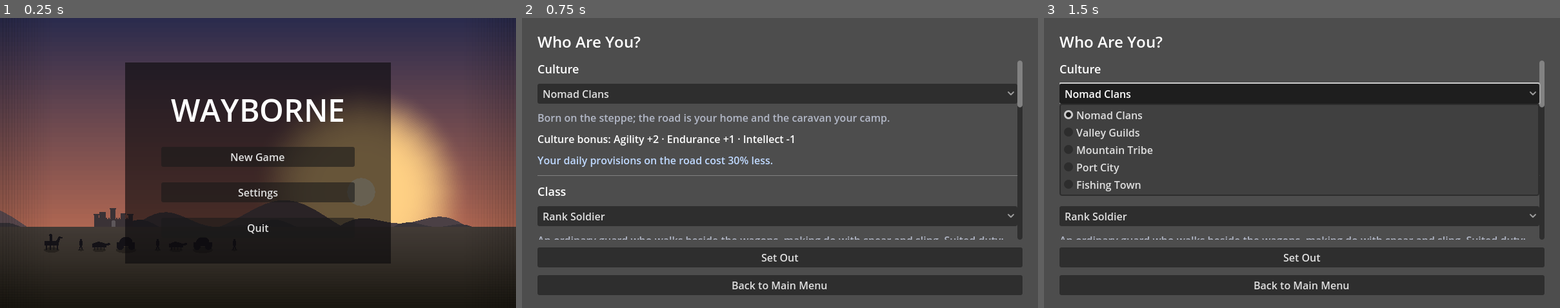
Above: before the commit, frames 1-3 (left to right).
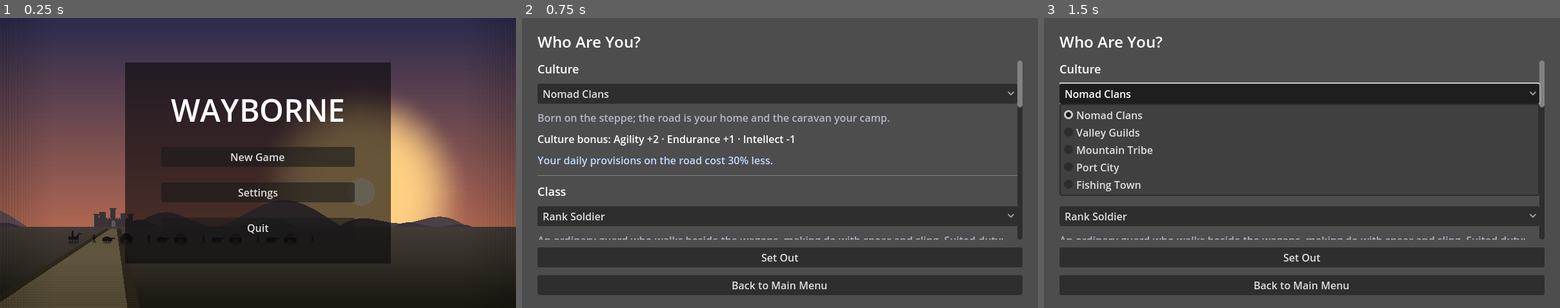
Above: after the commit, the same moments.

Repository: ulubatuhan/wayborne
Game: Godot game, scene res://scenes/ui/main_menu.tscn
The game is run twice, just before and just after one commit, with the same random seed, the same clock (stepped at 60 frames per second) and the same inputs.
Inputs:
- Up to frame 1 (0.25 s): no input
- Up to frame 2 (0.75 s): click "New Game" at 0.5 s
- Up to frame 3 (1.5 s): click "Nomad Clans" at 1.25 s

The runs differ from the first frame. In frame 1, 3.9% of the frame differs, in the area x 0-25%, y 72-100%; in frame 2, nothing differs; in frame 3, nothing differs.

Commit message:
Ana menü kervanı yol üzerinde ufka doğru yürüsün, kalabalıklaşsın
MenuBackdrop artık statik tek bir kare değil: bir yol (yakın uçtan
ufuktaki şehre daralan bir şerit) ve o yol üzerinde döngüyle ilerleyen
bir kervan çiziyor. Küçülme her figürün kendi çiziminde değil tek bir
draw_set_transform'da - biri yerel (0,0) tabanlı kalıyor, tek bir
konum+ölçek dönüşümü bütün siluet grubunu birlikte taşıyor. Döngü
ucunda ink alfası sıfıra soluyor, yoksa kervan ufukta bir benek iken
yakın uca anında ışınlanmış gibi görünürdü. Vagon sayısı 2'den 4'e
çıktı - daha kalabalık ve uzun bir kervan isteği.

Claude-Session: https://claude.ai/code/session_01SmgLRHV2q6VtZPZSSuowT6

Diff:
--- a/scripts/ui/menu_backdrop.gd
+++ b/scripts/ui/menu_backdrop.gd
@@ -50,12 +50,34 @@
 const CITY_X_RATIO: float = 0.22
 const CITY_HEIGHT_RATIO: float = 0.060
 
-## Kervan silueti: ufkun hemen altında, sağa doğru yürüyor. **Küçük**:
-## ilk ölçüde 0.088 idi ve karenin alt üçte birini kaplayan lekelere
-## dönüşüyordu - menüde kervan bir hatıra, sahnenin kendisi değil.
+## Kervan silueti bir **yol** üzerinde, ufka doğru ilerliyor - artık sabit
+## bir kare değil, bir döngü. `CARAVAN_START_RATIO`/`CARAVAN_GROUND_RATIO`
+## yakın uç (döngünün başı, en büyük göründüğü an); yol, ufuktaki şehre
+## kadar daralarak uzanıyor (`ROAD_VANISH_X_RATIO` - şehrin kendisi, çünkü
+## kervanın gittiği yer zaten orası) ve kervan `CARAVAN_WALK_SECONDS`'te bir
+## o noktaya varıp küçüle küçüle kayboluyor, sonra döngü baştan başlıyor.
+## Küçülme kervanın kendi çiziminde değil, `draw_set_transform`'da: her
+## figür yine yerel (0,0) tabanlı çiziliyor, tek bir konum+ölçek dönüşümü
+## bütün siluet grubunu aynı anda taşıyor - iki ayrı yerde ölçeklemek iki
+## farklı kervan demek olurdu (bkz. Art Rules'un "bir şekil iki yerde
+## çizilirse iki farklı şekildir" kuralı).
 const CARAVAN_GROUND_RATIO: float = 0.80
 const CARAVAN_START_RATIO: float = 0.10
 const CARAVAN_SCALE: float = 0.042
+const CARAVAN_WALK_SECONDS: float = 85.0
+const CARAVAN_FAR_SCALE: float = 0.18
+const ROAD_VANISH_X_RATIO: float = CITY_X_RATIO
+## Vagon sayısı: ilk ölçüde 2'ydi (bkz. eski "küçük" notu) - istenerek
+## kalabalıklaştırıldı, bir kervan bir at ve iki vagondan daha uzun bir
+## şey olmalı.
+const CARAVAN_WAGON_COUNT: int = 4
+const ROAD_NEAR_HALF_RATIO: float = 0.15
+const ROAD_FAR_HALF_RATIO: float = 0.006
+
+## Döngünün ne kadarının geçtiği - `_process` besliyor, `_draw` okuyor.
+## Menü tek bir örnek ve maliyeti bir avuç poligon, o yüzden her karede
+## `queue_redraw()` burada da `RoadCaravan._process`'in yaptığı gibi ucuz.
+var _time: float = 0.0
 
 func _ready() -> void:
 	mouse_filter = Control.MOUSE_FILTER_IGNORE
@@ -67,6 +89,16 @@
 	var host := get_parent_control()
 	if host != null:
 		size = host.size
+	# `_time` sıfırdan başlarsa `progress` de sıfırdan başlar - tam da
+	# döngünün saydam olduğu an (bkz. `_draw_caravan`'ın solma notu). Oyuncu
+	# menüyü ilk açtığında kervanı görmemesi bir kusurdu, ekran görüntüsü
+	# aracı da (yalnızca birkaç kare bekliyor) aynı anı yakalayıp boş bir
+	# kervan basıyordu. Döngünün ortasından başlamak ikisini de çözüyor.
+	_time = CARAVAN_WALK_SECONDS * 0.35
+
+func _process(delta: float) -> void:
+	_time += delta
+	queue_redraw()
 
 func _draw() -> void:
 	if size.x <= 1.0 or size.y <= 1.0:
@@ -86,7 +118,12 @@
 	_draw_sun(horizon)
 	_draw_ridges(area, horizon, Color(sky.haze))
 	_draw_ground(area, horizon, Color(sky.haze))
-	_draw_caravan(area)
+
+	var progress := fmod(_time / CARAVAN_WALK_SECONDS, 1.0)
+	var near_anchor := Vector2(size.x * CARAVAN_START_RATIO, size.y * CARAVAN_GROUND_RATIO)
+	var vanish_anchor := Vector2(size.x * ROAD_VANISH_X_RATIO, horizon + size.y * 0.006)
+	_draw_road(near_anchor, vanish_anchor)
+	_draw_caravan(near_anchor, vanish_anchor, progress)
 	ArtDraw.vignette(self, area, 0.14)
 
 ## Alçak güneş ve etrafındaki halka. Konsept görselin bütün kompozisyonu
@@ -130,29 +167,70 @@
 		ArtPalette.fade_to_haze(near.lightened(0.10), haze, 0.18), near
 	)
 
-## Karşı ışıkta bir kervan: atlı lider, tek öküzlü iki vagon ve aralarında
-## yürüyenler. Yolun kolon kuralı burada da geçerli - her parça kendi
-## genişliğini tüketiyor, sabit adım yok. Yol tarafı çift öküzden tek öküze
-## döndüğünde (bkz. CLAUDE.md Art Rules) bu bağımsız siluet de aynı geçişi
-## yaptı - iki kervan aynı hayvanı çekmeli.
-func _draw_caravan(area: Rect2) -> void:
+## Yolun kendisi: yakın uçtan (kervanın döngüye başladığı nokta) ufuktaki
+## şehre kadar daralan bir şerit - `TravelBand._draw_road`'un aynı
+## mantığı (açık bir gövde, iki yanında koyu bir bank), tek fark burada
+## eğim yok, gerçek bir perspektif daralması var, çünkü menü kervanı
+## kenara değil derinliğe doğru yürüyor.
+func _draw_road(near_anchor: Vector2, vanish: Vector2) -> void:
+	var ground := ArtPalette.terrain(ArtPalette.BIOME_STEPPE)
+	var road := Color(ground.near).lerp(Color(0.68, 0.60, 0.46), 0.55).darkened(0.34)
+	var verge := Color(ground.near).darkened(0.58)
+	var near_y := size.y * 1.04
+	var near_half := size.x * ROAD_NEAR_HALF_RATIO
+	var far_half := maxf(size.x * ROAD_FAR_HALF_RATIO, 1.0)
+
+	draw_colored_polygon(PackedVector2Array([
+		Vector2(near_anchor.x - near_half * 1.18, near_y),
+		Vector2(near_anchor.x + near_half * 1.18, near_y),
+		Vector2(vanish.x + far_half * 2.4, vanish.y),
+		Vector2(vanish.x - far_half * 2.4, vanish.y),
+	]), verge)
+	draw_colored_polygon(PackedVector2Array([
+		Vector2(near_anchor.x - near_half, near_y),
+		Vector2(near_anchor.x + near_half, near_y),
+		Vector2(vanish.x + far_half, vanish.y),
+		Vector2(vanish.x - far_half, vanish.y),
+	]), road)
+
+func _formation_scale(progress: float) -> float:
+	return lerp(1.0, CARAVAN_FAR_SCALE, progress)
+
+## Karşı ışıkta bir kervan: atlı lider, tek öküzlü dört vagon ve aralarında
+## yürüyenler - `CARAVAN_WAGON_COUNT`'un notu, kalabalık ve uzun olsun diye
+## istenerek büyütüldü. Yolun kolon kuralı burada da geçerli - her parça
+## kendi genişliğini tüketiyor, sabit adım yok.
+##
+## Her figür yerel (0,0) tabanına göre çiziliyor (kervanın kendi taban
+## çizgisi, ekranın değil) - `draw_set_transform` tek bir konum+ölçek ile
+## bütün grubu `near_anchor`'dan `vanish`'e taşıyor. Figürlerin içinde
+## ayrıca bir ölçek hesaplamak iki kervan demek olurdu: biri yol üstünde
+## küçülen, biri kendi çiziminde küçülen - aynı şeyin iki farklı cevabı.
+func _draw_caravan(near_anchor: Vector2, vanish: Vector2, progress: float) -> void:
 	var unit := size.y * CARAVAN_SCALE
-	var ground_y := size.y * CARAVAN_GROUND_RATIO
 	var ink := ArtPalette.INK.lerp(Color(0.10, 0.09, 0.12), 0.5)
-	var cursor := area.size.x * CARAVAN_START_RATIO
-
-	_silhouette_rider(Vector2(cursor, ground_y), unit * 1.25, ink)
+	# Döngü baştan başlarken sıçramasın diye iki uçta da saydamlaşıyor -
+	# yoksa "ufukta küçülüp kayboldu" karesinden "yakında kocaman belirdi"
+	# karesine tek karede atlıyordu, göz onu bir kesinti olarak okuyordu.
+	ink.a *= clampf(minf(progress / 0.05, (1.0 - progress) / 0.08), 0.0, 1.0)
+	var cursor := 0.0
+
+	draw_set_transform(near_anchor.lerp(vanish, progress), 0.0, Vector2.ONE * _formation_scale(progress))
+
+	_silhouette_rider(Vector2(cursor, 0.0), unit * 1.25, ink)
 	cursor += unit * 2.4
 
-	for wagon in 2:
-		_silhouette_walker(Vector2(cursor, ground_y), unit * 0.95, ink)
+	for wagon in CARAVAN_WAGON_COUNT:
+		_silhouette_walker(Vector2(cursor, 0.0), unit * 0.95, ink)
 		cursor += unit * 1.5
-		_silhouette_ox(Vector2(cursor, ground_y), unit * 0.72, ink)
+		_silhouette_ox(Vector2(cursor, 0.0), unit * 0.72, ink)
 		cursor += unit * 2.2
-		_silhouette_wagon(Vector2(cursor, ground_y), unit * 1.5, ink)
+		_silhouette_wagon(Vector2(cursor, 0.0), unit * 1.5, ink)
 		cursor += unit * 2.6
 
-	_silhouette_walker(Vector2(cursor, ground_y), unit * 0.92, ink)
+	_silhouette_walker(Vector2(cursor, 0.0), unit * 0.92, ink)
+
+	draw_set_transform(Vector2.ZERO, 0.0, Vector2.ONE)
 
 ## Gövde **zemine kadar inmiyor**; ilk hâlinde iniyordu ve bacaklar onun
 ## *içine* çiziliyordu, yani siluet bir insan değil bir labut gibi
Not shown, changed: CLAUDE.md
